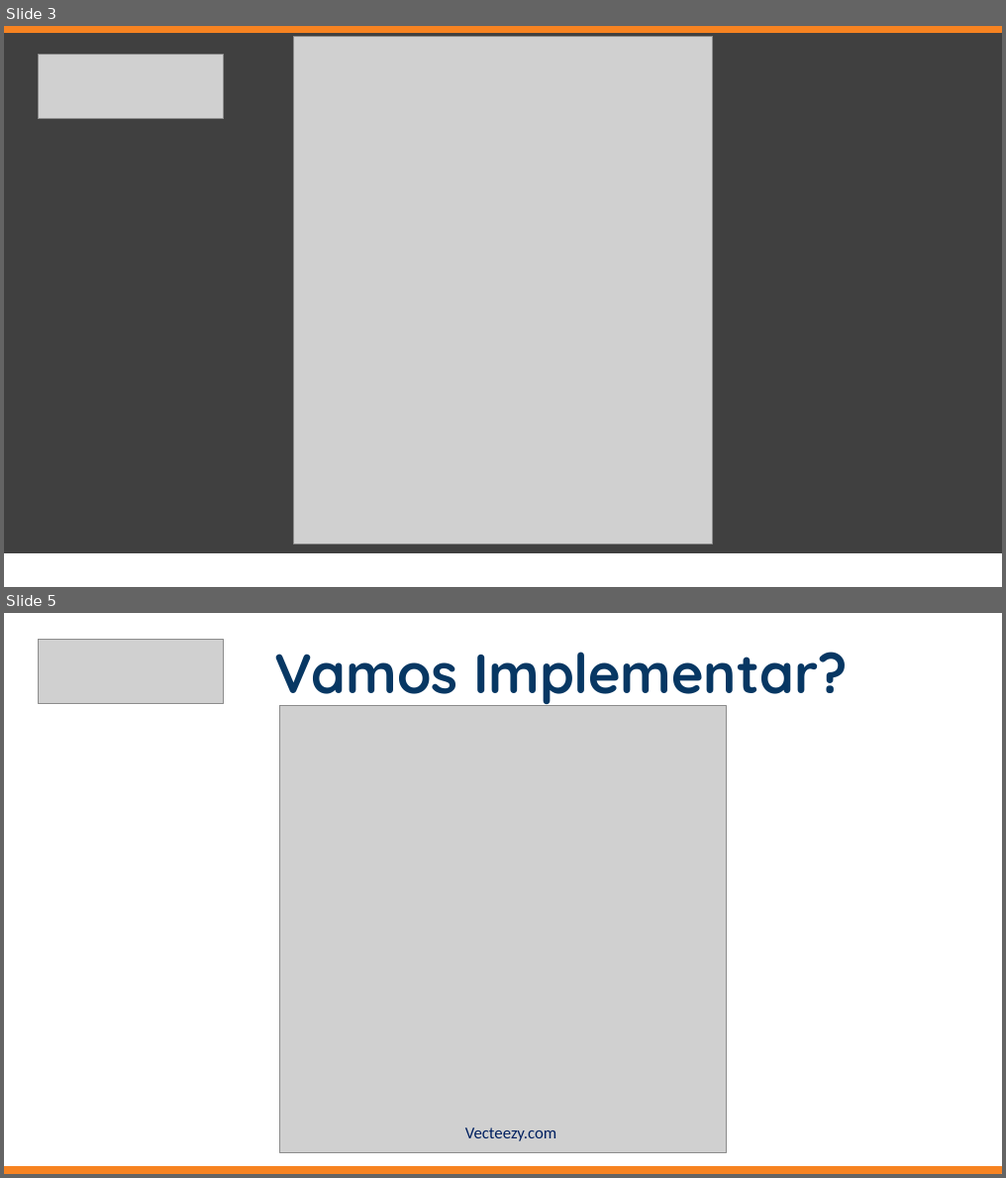
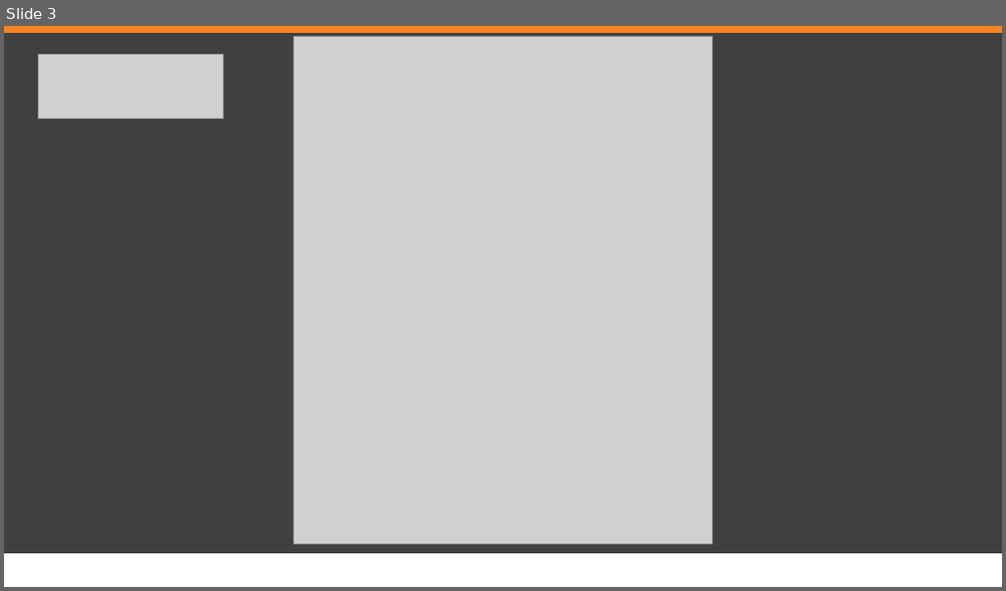
Before and after one commit to jrdutra/estruturaDeDadosJavaDio, a slide deck: apresentacoes/Aula6/Etapa3/Etapa3.pptx. Shown one above the other, each under a label of ours: slides 3 and 5 before the commit, slide 3 after it; the slides between them are not shown. The pictures are 1006x1178 and 1006x591 pixels, drawn with LibreOffice and Linux fonts; fonts in the diff are those of the drawing; grey boxes stand for pictures. Boxes give left, top, right and bottom in pixels: in the first picture for what was removed or moved away, otherwise in the second. Text is boxed around its words. In the diff, an @@ line names an element or a change of style, - is before the commit and + after.

```diff
--- a/apresentacoes/Aula6/Etapa3/Etapa3.pptx
+++ b/apresentacoes/Aula6/Etapa3/Etapa3.pptx
@@ slide 5 removed at [4,613,1002,1174], background #FFFFFF @@
@@ picture removed at [38,640,224,705] @@
@@ subtitle removed at [275,652,847,709] @@
-Vamos Implementar?
@@ picture removed at [279,706,727,1153] @@
@@ text removed at [465,1128,556,1142] @@
-Vecteezy.com
@@ rectangle removed at [4,1166,1002,1172] @@
```
Also in this commit, not shown: 1 slide changed, 19 other files.
